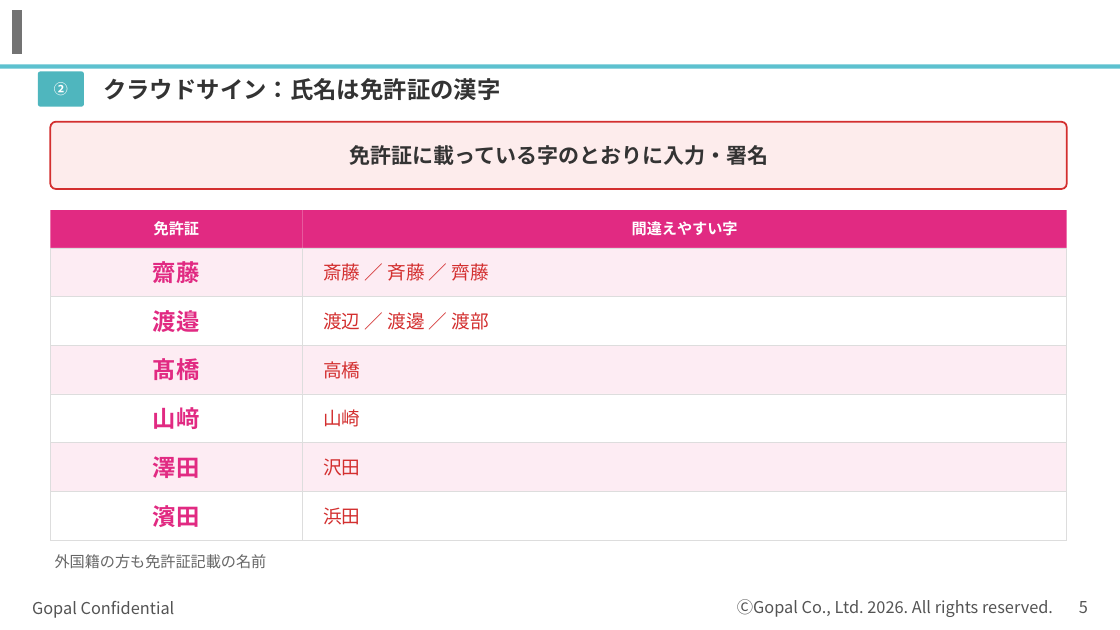
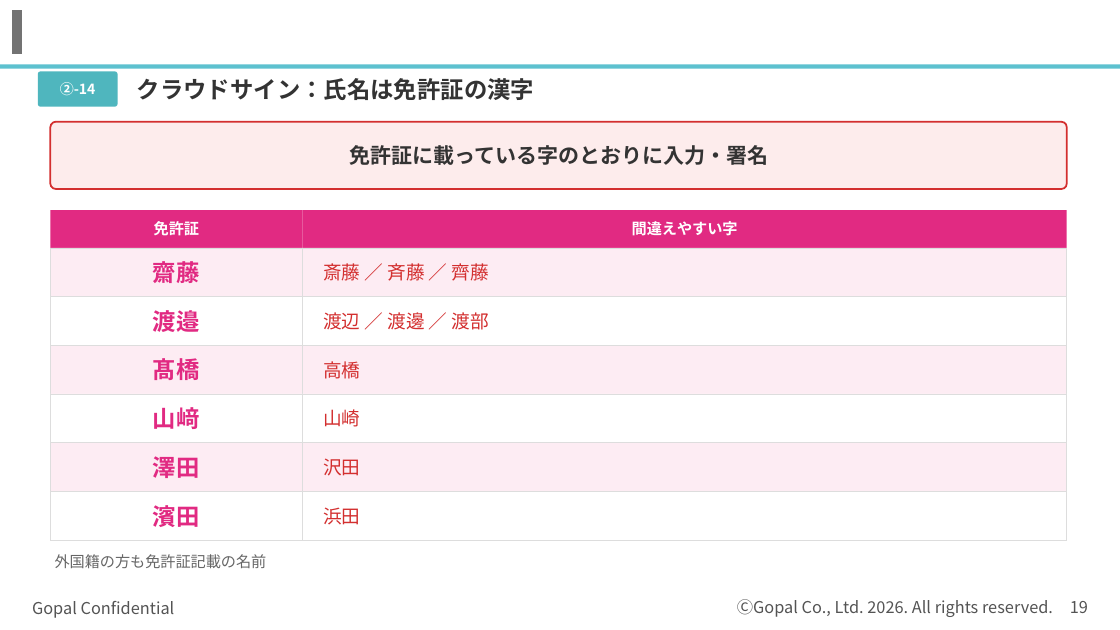
Before and after one commit to kagayugopal-eng/tamu, a slide deck: slide 19 of out/登録の流れ_書類準備まで.pptx (slide 5 before the commit). Drawn at 1120x630 pixels with LibreOffice and Linux fonts; fonts in the diff are those of the drawing; background and template pictures are left out. Boxes give left, top, right and bottom in pixels: in the first picture for what was removed or moved away, otherwise in the second. Text is boxed around its words. In the diff, an @@ line names an element or a change of style, - is before the commit and + after.

```diff
--- a/out/登録の流れ_書類準備まで.pptx
+++ b/out/登録の流れ_書類準備まで.pptx
@@ rounded rectangle: place and size @@
-rounded rectangle at [38,71,84,107]
+rounded rectangle at [38,71,118,107]
@@ text at [60,82,96,96]: text changed @@
-②
+②-14
@@ text "クラウドサイン：氏名は免許証の漢字": place and size @@
-text "クラウドサイン：氏名は免許証の漢字" at [103,78,500,100]
+text "クラウドサイン：氏名は免許証の漢字" at [137,78,534,100]
@@ page number at [1070,601,1088,613]: text changed @@
-5
+19
```
Also in this commit, not shown: 14 slides added.
